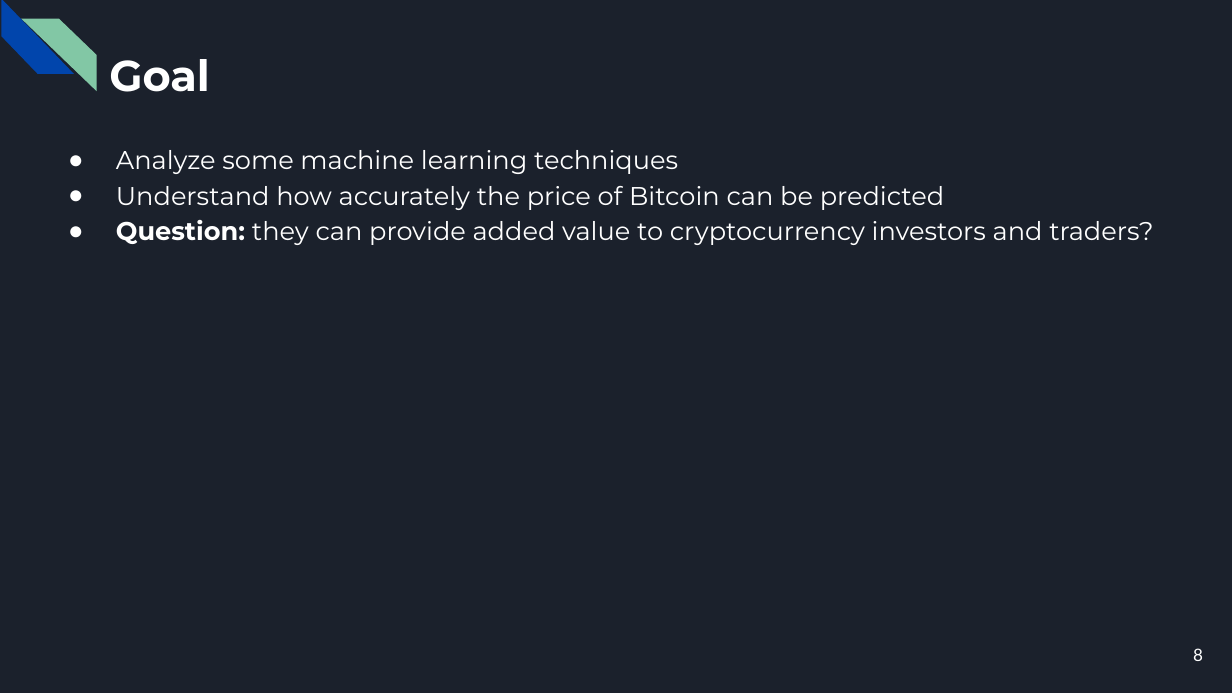
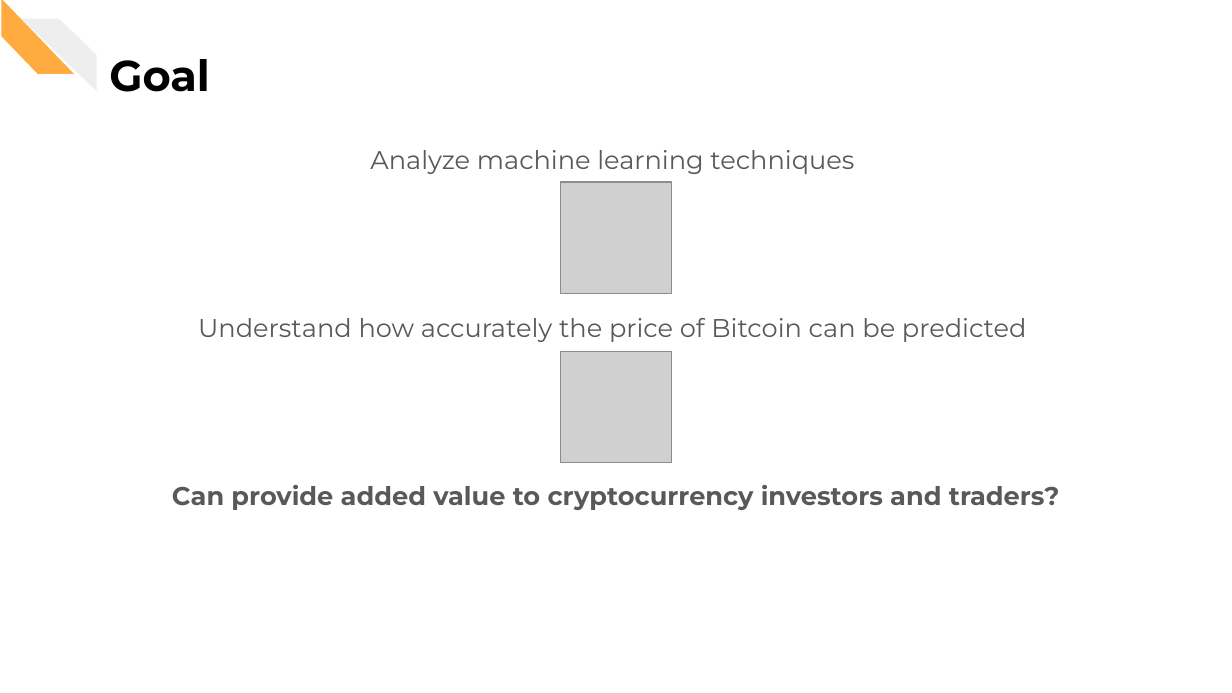
Before and after one commit to CorsiDanilo/bitcoin-price-prediction-with-pyspark, a slide deck: slide 8 of presentation/presentation.pptx. Drawn at 1232x693 pixels with LibreOffice and Linux fonts; fonts in the diff are those of the drawing; grey boxes stand for pictures. Boxes give left, top, right and bottom in pixels: in the first picture for what was removed or moved away, otherwise in the second. Text is boxed around its words. In the diff, an @@ line names an element or a change of style, - is before the commit and + after.

```diff
--- a/presentation/presentation.pptx
+++ b/presentation/presentation.pptx
@@ background #1B212C to #FFFFFF @@
@@ diag stripe at (0, 0, 75, 73): fill #0145AC to #FFAB40 @@
@@ diag stripe at (21, 18, 96, 91): fill #82C7A5 to #EEEEEE @@
@@ title "Goal" at (109, 59, 210, 92): text colour #FFFFFF to #000000 @@
@@ text at (370, 150, 854, 174): text changed; text colour #FFFFFF to #595959 @@
-● Analyze some machine learning techniques
+Analyze machine learning techniques
@@ picture added at (561, 182, 671, 293) @@
@@ text at (198, 318, 1026, 342): text colour #FFFFFF to #595959 in "Understand how accurately the price of Bitcoin ..."; alignment left to centre; bullet ● to none; more space between paragraphs @@
@@ picture added at (561, 351, 671, 462) @@
@@ text at (172, 485, 1060, 510): text changed; text colour #FFFFFF to #595959; bold on @@
-● Question: they can provide added value to cryptocurrency investors and traders?
+Can provide added value to cryptocurrency investors and traders?
@@ page number removed at (1193, 648, 1203, 661) @@
-8
```
Also in this commit, not shown: 24 other slides changed, 5 slides added.
